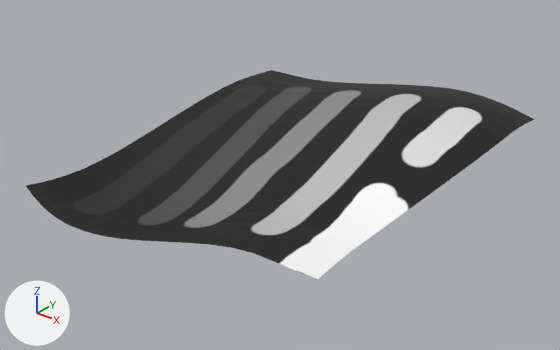
The glTF model public/island.glb as it was, and as the next commit left it.
Rendered twice from a 50 mm lens placed at (8.67, -11.24, 6.34), pointed at (-0.09, -0.28, -0.45). Arrows for +X, +Y and +Z are at lower left; the lights stay in place. The older version comes first. Where no turn or scale is listed for an object, it has been applied to the vertices.
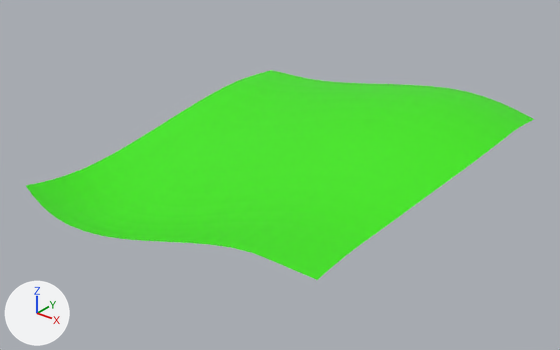
Location of each change, [x1, y1, x2, y2] in pixels of the pictures (560 x 350 px):
'Plane', recoloured (grey to green)
    both: [25, 70, 534, 280]

Patch to the scene script:
```diff
--- a/public/island.glb.py
+++ b/public/island.glb.py
@@ mat_colormap @@
+mat_colormap = principled_material('ColorMap')
+mat_colormap.base_color = (0.0464, 0.8, 0.0)  # green #3de700
@@ me_plane @@
 me_plane.from_pydata(...)  # 289 vertices, 512 faces; spans x -3.68..3.45, y -4.04..3.89, z -0.91..0.72
-me_plane.materials.append(mat_material_001)  # picture img_untitled
+me_plane.materials.append(mat_colormap)  # green #3de700
```
